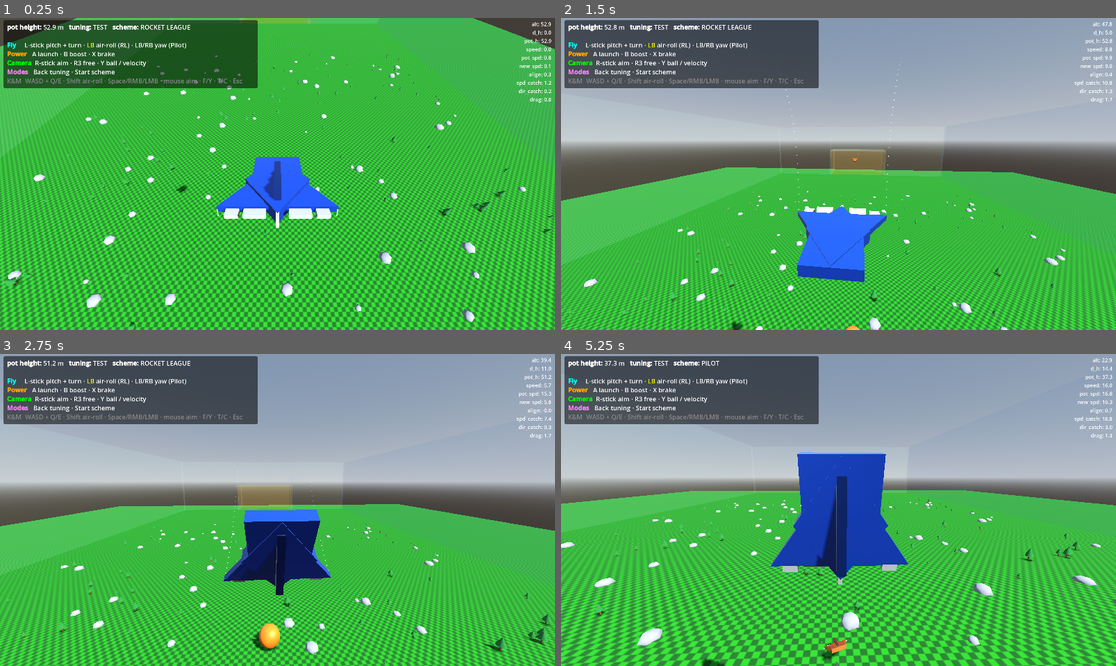
Above: before the commit, frames 1-4 (two rows, left to right).
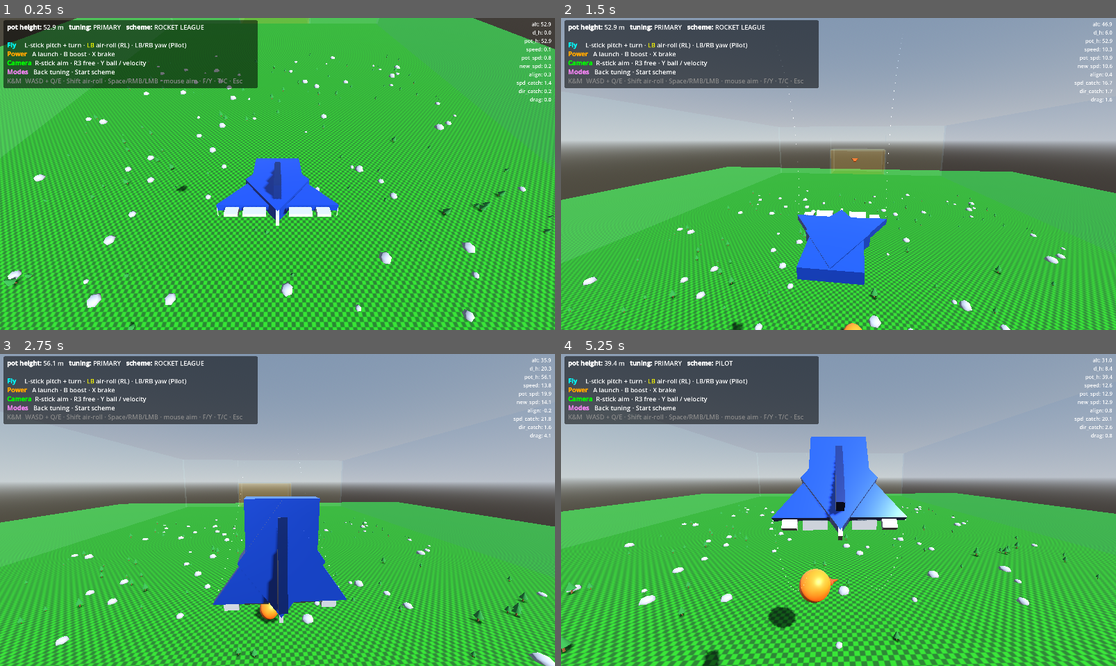
Above: after the commit, the same moments.

Repository: westonkelliher/glider
Game: Godot game, scene res://scenes/main.tscn
Two runs of this game, one before a commit and one after it. Both use one fixed random seed, a clock stepped at 60 frames per second and the inputs below.
Inputs (mouse positions are in pixels of both pictures, inside the frame that each line leads up to):
- Up to frame 1 (0.25 s): no input
- Up to frame 2 (1.5 s): tap Enter at 0.5 s; move the mouse to (866, 174) at 0.52 s; press the mouse at (866, 174) at 0.53 s; hold W (move_forward) from 0.53 s (still down); move the mouse to (810, 174) at 1.27 s; release the mouse at (810, 174) at 1.28 s; tap Shift (air_roll) at 1.35 s
- Up to frame 3 (2.75 s): keep holding W (move_forward); move the mouse to (288, 503) at 2.02 s; hold Right mouse button (boost) from 2.03 s (still down)
- Up to frame 4 (5.25 s): keep holding W (move_forward); move the mouse to (832, 516) at 2.77 s; release Right mouse button (boost) at 2.78 s; tap Y (cam_ball_toggle) at 2.85 s; move the mouse to (877, 513) at 3.52 s; tap F (cam_free) at 3.6 s; move the mouse to (794, 506) at 4.27 s; tap Space (launch) at 4.35 s; move the mouse to (844, 510) at 5.02 s; hold C (toggle_scheme) from 5.03 s (still down)

The runs differ from the first frame. In frame 1, 0.6% of the frame differs, in the area x 1-100%, y 2-97%; in frame 2, 14%; in frame 3, 23%; in frame 4, 31%, in the area x 0-100%, y 1-100%.

Commit message:
Rename TEST/PLAY tuning presets to PRIMARY/SECONDARY; tweak flight feel
Bump damp-zone size, pot speed/dir catchup; lower drag.

Co-Authored-By: Claude Opus 4.8 (1M context) <noreply@anthropic.com>

Diff:
--- a/scripts/flight_tuning.gd
+++ b/scripts/flight_tuning.gd
@@ -1,10 +1,10 @@
 class_name FlightTuning
 extends Resource
-## A named set of flight-feel constants. TEST = gentle accelerations (forces easy
-## to see), PLAY = snappy. Exported so presets can be authored as .tres in the
-## inspector; the static factories below are the in-code defaults.
+## A named set of flight-feel constants. PRIMARY = gentle accelerations (forces
+## easy to see), SECONDARY = snappy. Exported so presets can be authored as .tres
+## in the inspector; the static factories below are the in-code defaults.
 
-@export var DISPLAY_NAME := "TEST"
+@export var DISPLAY_NAME := "PRIMARY"
 
 ## Ailerons — how fast a surface eases toward target (1/s) and craft turn
 ## authority per unit of deflection.
@@ -14,28 +14,28 @@
 @export var AIL_YAW_SPEED := 4.0
 # aileron acc
 @export var AIL_ACC := 1.0 # dont go to 0 even though we interp
-@export var AIL_DAMP_ZONES_SIZE := 0.6 # as a fraction of total aileron range (for each zone)
+@export var AIL_DAMP_ZONES_SIZE := 0.7 # as a fraction of total aileron range (for each zone)
 # max rotation speeds
 @export var PITCH_MULT := 3.5
 @export var ROLL_MULT := 4.0
 @export var YAW_MULT := 3.0
 
 ## Pot-height energy model.
-@export var POT_SPEED_CATCHUP_MULT := 1.1
-@export var POT_DIR_CATCHUP_MULT := 0.18
-@export var DRAG := 0.3
+@export var POT_SPEED_CATCHUP_MULT := 1.5
+@export var POT_DIR_CATCHUP_MULT := 0.2
+@export var DRAG := 0.25
 
 #
 @export var NOSE_PULL_MULT := 2.0
 
 
-static func test() -> FlightTuning:
-	return FlightTuning.new() # defaults above are the TEST preset
+static func primary() -> FlightTuning:
+	return FlightTuning.new() # defaults above are the PRIMARY preset
 
 
-static func play() -> FlightTuning:
+static func secondary() -> FlightTuning:
 	var t := FlightTuning.new()
-	t.DISPLAY_NAME = "PLAY"
+	t.DISPLAY_NAME = "SECONDARY"
 	# aileron speeds
 	t.AIL_PITCH_SPEED = 8.0
 	t.AIL_ROLL_SPEED = 7.0
--- a/scripts/glider_body.gd
+++ b/scripts/glider_body.gd
@@ -11,8 +11,8 @@
 const MAX_SPEED := 35.0
 
 
-## Flight tuning — TEST/PLAY presets, toggled live with T or the pause menu.
-var _tunings := [FlightTuning.test(), FlightTuning.play()]
+## Flight tuning — PRIMARY/SECONDARY presets, toggled live with T or the pause menu.
+var _tunings := [FlightTuning.primary(), FlightTuning.secondary()]
 var _tuning_idx := 0
 var tuning: FlightTuning
 
@@ -132,7 +132,7 @@
 func _unhandled_input(event: InputEvent) -> void:
 	if is_ai:
 		return
-	# T / Back toggles TEST <-> PLAY tuning live.
+	# T / Back toggles PRIMARY <-> SECONDARY tuning live.
 	if event.is_action_pressed("toggle_tuning"):
 		toggle_tuning()
 		_menu.refresh_labels()
